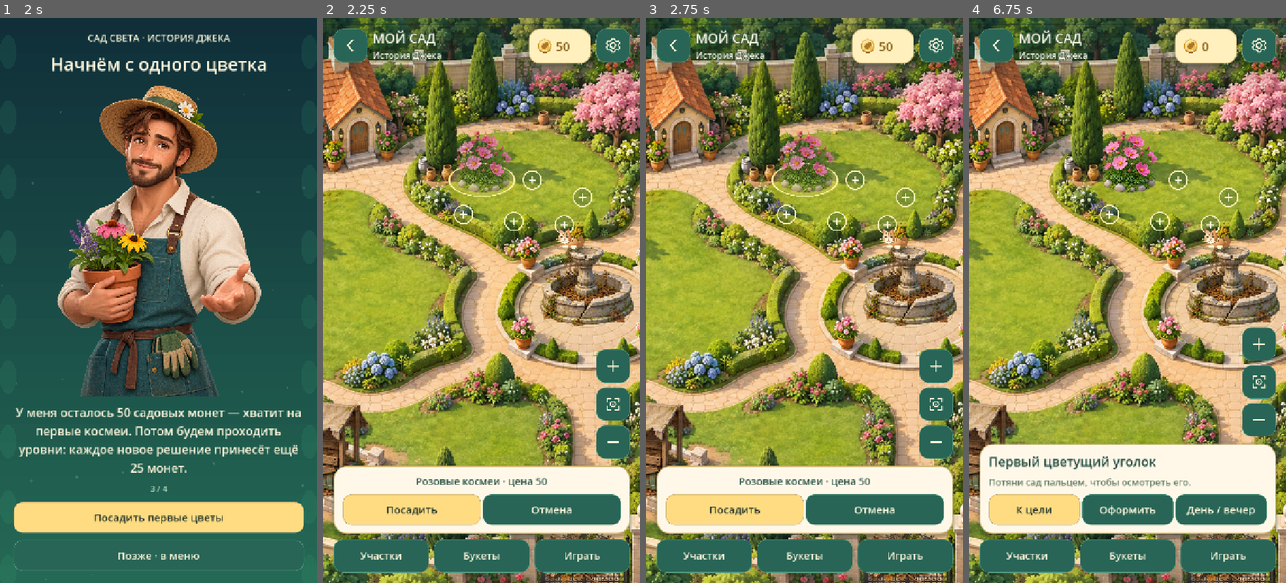
Above: before the commit, frames 1-4 (left to right).
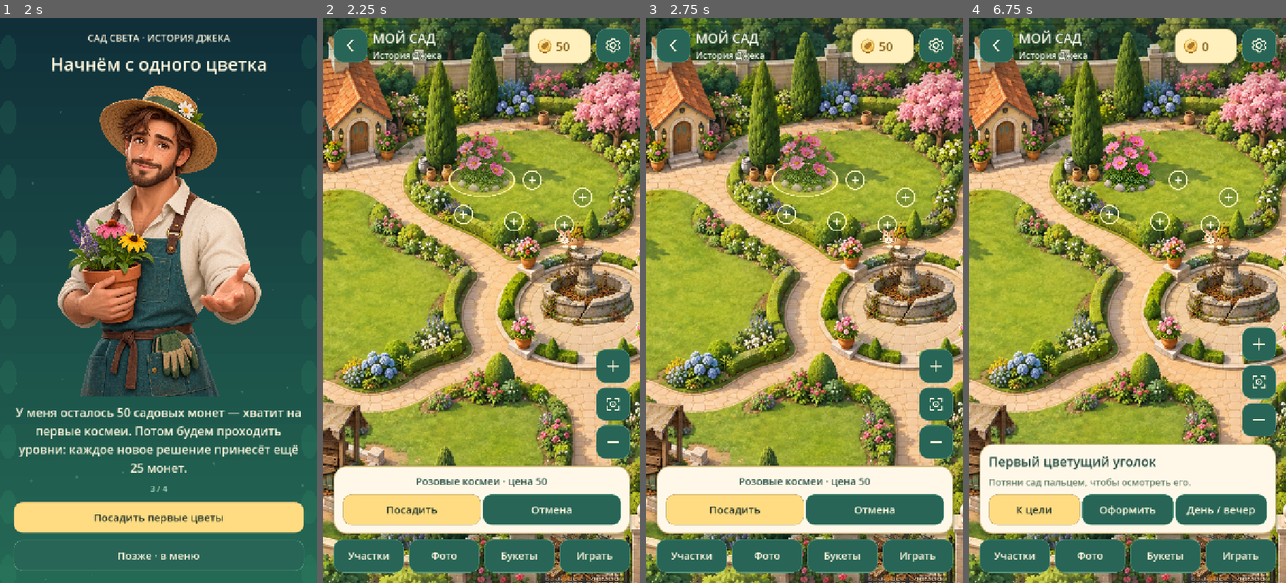
Above: after the commit, the same moments.

Repository: nodar163/garden-of-light-game
Game: Godot game, scene res://main.tscn
Same seed, same stepped clock (60 frames per second), same inputs: the game is played once before the commit and once after it. Sound files missing from this copy of the repository are replaced by a short silence.
Inputs:
- Up to frame 1 (2 s): click "Посмотреть сад" at 0.5 s; click "Помочь Джеку" at 1.25 s
- Up to frame 2 (2.25 s): click "Посадить первые цветы" at 2 s
- Up to frame 3 (2.75 s): no input
- Up to frame 4 (6.75 s): click "Посадить" at 2.75 s; click "К уровням" at 3.5 s; click "История сада ›" at 4.25 s; click "Заказы и букеты" at 5 s; click "‹ Назад" at 5.75 s; click "Мой сад" at 6.5 s

Frame 1 is identical in both runs. In frame 2, 1.3% of the frame differs, in the area x 8-92%, y 92-99%; in frame 3, 1.3%; in frame 4, 1.3%.

Commit message:
Add clean garden photo view for phone screenshots

Diff:
--- a/source/scripts/garden_ui.gd
+++ b/source/scripts/garden_ui.gd
@@ -183,7 +183,7 @@
 		game.button(words("День / вечер","Day / evening"),toggle_evening,row)
 	if move_source>=0: game.button(words("Отменить перенос","Cancel move"),func(): move_source=-1; message=""; show())
 	if not message.is_empty(): game.label(message,20)
-	hud.nav([[words("Участки","Areas"),areas],[words("Букеты","Bouquets"),help],[words("Играть","Play"),modes]])
+	hud.nav([[words("Участки","Areas"),areas],[words("Фото","Photo"),photo],[words("Букеты","Bouquets"),help],[words("Играть","Play"),modes]])
 
 func areas() -> void:
 	var popup:=PopupMenu.new(); game.add_child(popup)
@@ -331,3 +331,20 @@
 
 func journey() -> void:
 	Journal.new(self).journey()
+
+func photo() -> void:
+	game.clear_page("garden_photo")
+	var stage:=Control.new(); stage.size_flags_vertical=Control.SIZE_EXPAND_FILL; game.root_box.add_child(stage)
+	var scene:=Map.new(); scene.garden=g(); scene.interactive=true; scene.editing=false; scene.reduced=game.store.data.settings.reduce_motion
+	stage.add_child(scene); scene.set_anchors_and_offsets_preset(Control.PRESET_FULL_RECT)
+	scene.view_changed.connect(save_view)
+	var back: Button=game.button(words("‹ Вернуться","‹ Back"),open_garden,stage)
+	back.position=Vector2(20,20); back.custom_minimum_size=Vector2(180,64)
+	var hint:=Label.new(); hint.text=words("Кнопка исчезнет. Нажми на сад, чтобы вернуть её. Сделай снимок экрана на телефоне.","The button will hide. Tap the garden to bring it back. Take a screenshot on your phone.")
+	hint.add_theme_font_size_override("font_size",20); hint.add_theme_color_override("font_color",Color.WHITE)
+	hint.add_theme_color_override("font_outline_color",Color("234939")); hint.add_theme_constant_override("outline_size",5)
+	hint.autowrap_mode=TextServer.AUTOWRAP_WORD_SMART; hint.position=Vector2(20,88); hint.size=Vector2(300,110); hint.mouse_filter=Control.MOUSE_FILTER_IGNORE; stage.add_child(hint)
+	var hide:=Timer.new(); hide.one_shot=true; hide.wait_time=3.0; stage.add_child(hide)
+	hide.timeout.connect(func(): if is_instance_valid(back): back.visible=false; hint.visible=false)
+	scene.place_selected.connect(func(_kind: String,_index: int): back.visible=true; hint.visible=true; hide.start())
+	hide.start()
--- a/source/scripts/main.gd
+++ b/source/scripts/main.gd
@@ -119,7 +119,7 @@
 		if physical.y > 0:
 			top += int(safe.position.y * size.y / physical.y)
 			bottom += int((physical.y-safe.end.y) * size.y / physical.y)
-	if page in ["home","garden","garden_modes","garden_shop"]: edge=0; top=0; bottom=0
+	if page in ["home","garden","garden_modes","garden_shop","garden_photo"]: edge=0; top=0; bottom=0
 	shell.add_theme_constant_override("margin_left", edge)
 	shell.add_theme_constant_override("margin_right", edge)
 	shell.add_theme_constant_override("margin_top", top)
--- /dev/null
+++ b/source/tests/garden_photo.gd
@@ -0,0 +1,39 @@
+extends SceneTree
+const Main=preload("res://scripts/main.gd")
+const Saves=preload("res://scripts/save_store.gd")
+var checks:=0
+var failures:=0
+func check(ok: bool,label: String) -> void:
+	checks+=1
+	if not ok: failures+=1; printerr("FAIL: ",label)
+func _initialize() -> void: call_deferred("run")
+func buttons(node: Node) -> Array:
+	var result: Array=[]
+	if node is Button: result.append(node)
+	for child in node.get_children(): result.append_array(buttons(child))
+	return result
+func run() -> void:
+	root.size=Vector2i(390,700)
+	var game=Main.new(); game.store=Saves.new("user://photo-"+str(OS.get_process_id())+".json"); game.set_anchors_and_offsets_preset(Control.PRESET_FULL_RECT); root.add_child(game); await process_frame
+	game.store.data.settings.language="en"; game.garden_ui.open_garden(); await process_frame
+	check(buttons(game.shell).any(func(b): return b.text=="Photo"),"photo opens from garden")
+	game.garden_ui.photo(); await process_frame
+	check(game.page=="garden_photo","photo page")
+	var photo_buttons:=buttons(game.shell)
+	check(photo_buttons.size()==1 and photo_buttons[0].visible,"only back button shown")
+	await RenderingServer.frame_post_draw
+	root.get_texture().get_image().save_png("res://artifacts/photo-instructions.png")
+	await create_timer(3.2).timeout
+	check(not photo_buttons[0].visible,"chrome hides for screenshot")
+	root.get_texture().get_image().save_png("res://artifacts/photo-clean.png")
+	var stage: Control=game.root_box.get_child(0)
+	var scene: Control=stage.get_child(0)
+	scene.place_selected.emit("plot",0)
+	check(photo_buttons[0].visible,"touch returns controls")
+	photo_buttons[0].pressed.emit(); await process_frame
+	check(game.page=="garden","return keeps game")
+	game.queue_free(); await process_frame; await create_timer(.15).timeout
+	for suffix in ["",".tmp",".bak"]:
+		var path: String="user://photo-"+str(OS.get_process_id())+".json"+suffix
+		if FileAccess.file_exists(path): DirAccess.remove_absolute(path)
+	print("Photo checks=",checks," failures=",failures); quit(1 if failures else 0)
Not shown, added: source/tests/garden_photo.gd.uid
Not shown, changed: index.html
Not shown, changed: index.pck
Not shown, changed: index.service.worker.js
Not shown, changed: source/docs/GARDEN-MILESTONES.md
